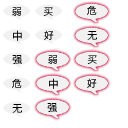
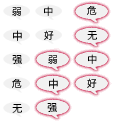
Revision of a layered 128×128 image; what changed, layer by layer:
renamed "买" to "中", painted on it over [left=87, top=54, right=97, bottom=64]
renamed "买" to "中", painted on it over [left=43, top=6, right=53, bottom=16]
